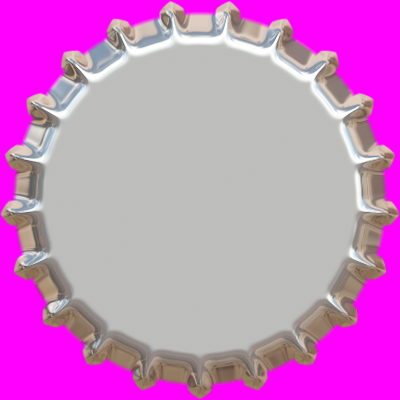
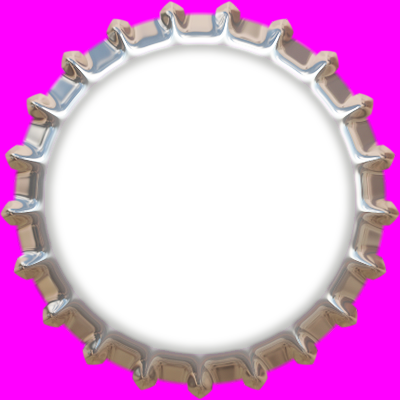
Revision of a layered 400 × 400 image; what changed, layer by layer:
painted on "Silver" over [43, 41, 358, 356]
